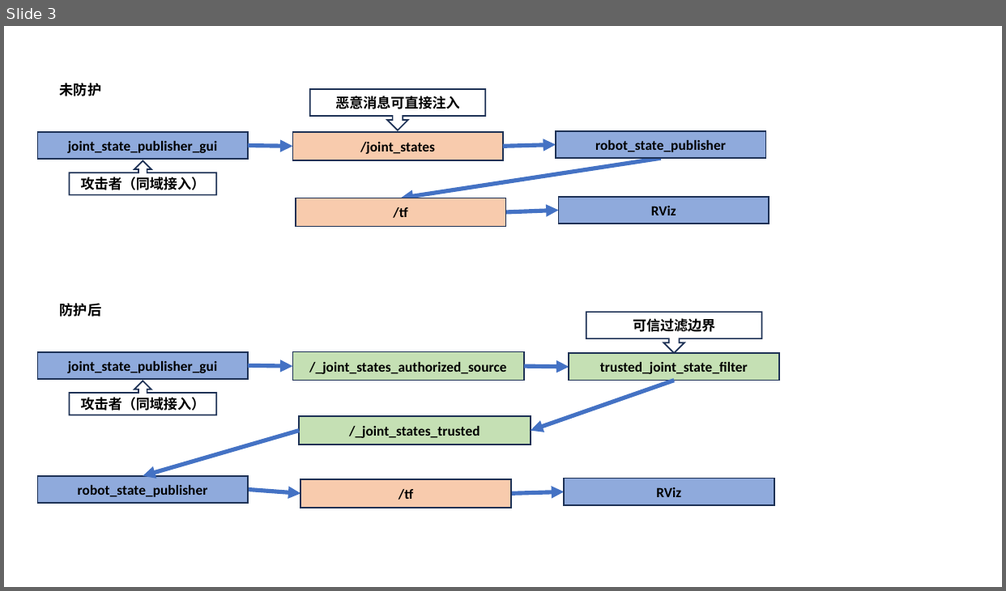
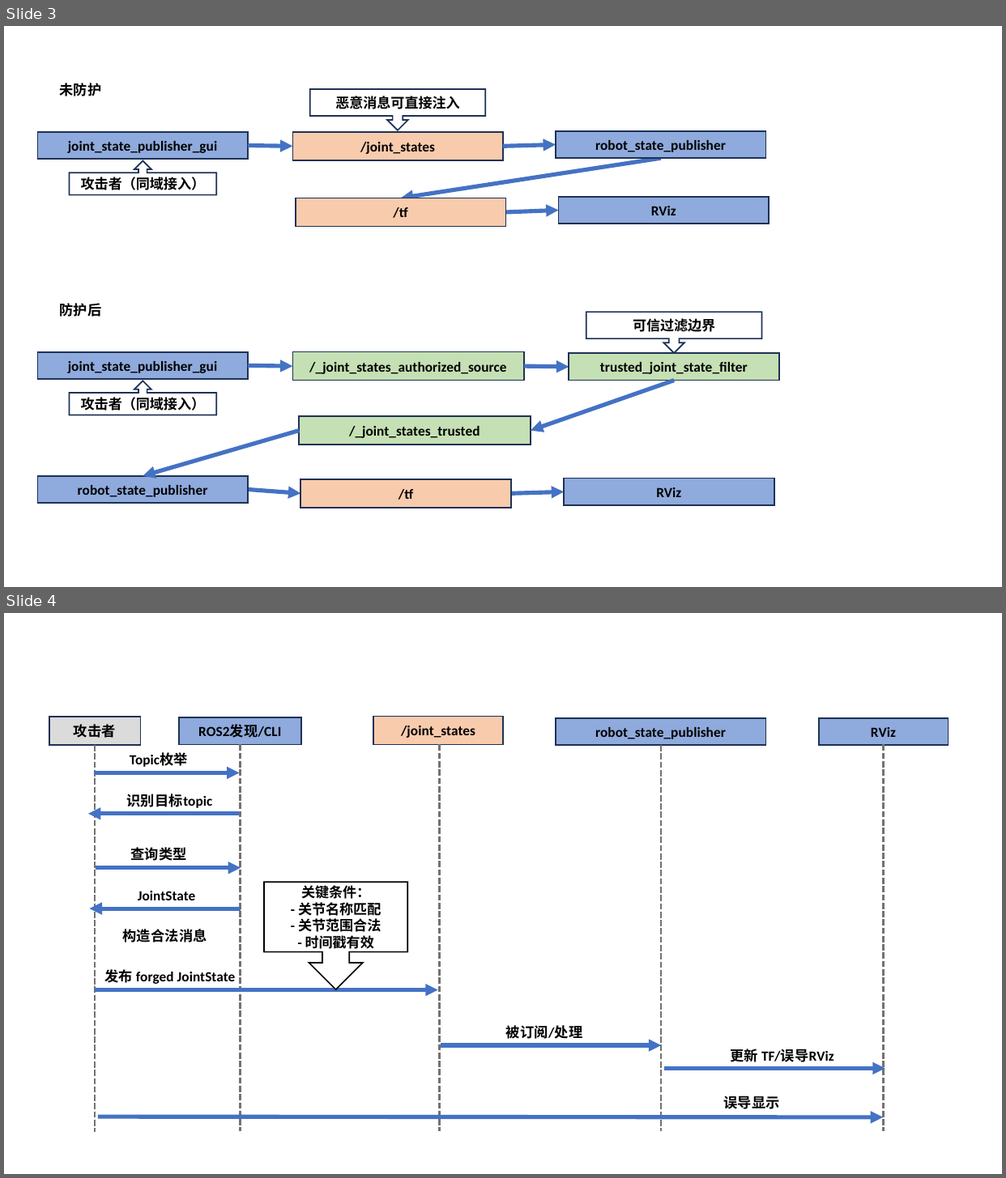
Before and after one commit to Eitr-SphinSaure/mycobot_280_srtp, a slide deck: report/src/src.pptx. Shown one above the other, each under a label of ours: slide 3 before the commit, slides 3 and 4 after it. The pictures are 1006x591 and 1006x1178 pixels, drawn with LibreOffice and Linux fonts; fonts in the diff are those of the drawing. Boxes give left, top, right and bottom in pixels: in the first picture for what was removed or moved away, otherwise in the second. Text is boxed around its words. In the diff, an @@ line names an element or a change of style, - is before the commit and + after.

```diff
--- a/report/src/src.pptx
+++ b/report/src/src.pptx
@@ slide 4 added at bbox=[4, 613, 1002, 1174], background #FFFFFF @@
@@ rectangle added at bbox=[49, 717, 140, 745], fill #DBDBDB, outline #1E3256 1 pt, 10.1 pt, text #000000, bold @@
+攻击者
@@ rectangle added at bbox=[179, 717, 300, 745], fill #8FAADC, outline #1E3256 1 pt, 10.1 pt, text #000000, bold @@
+ROS2发现/CLI
@@ rectangle added at bbox=[373, 716, 503, 743], fill #F8CBAD, outline #1E3256 1 pt, 10.1 pt, text #000000, bold @@
+/joint_states
@@ rectangle added at bbox=[556, 717, 766, 745], fill #8FAADC, outline #1E3256 1 pt, 10.1 pt, text #000000, bold @@
+robot_state_publisher
@@ rectangle added at bbox=[818, 717, 948, 745], fill #8FAADC, outline #1E3256 1 pt, 10.1 pt, text #000000, bold @@
+RViz
@@ line added from (95, 746) to (95, 1132), #767171 1.5 pt dashed @@
@@ text added at bbox=[130, 753, 188, 767], 10.1 pt, text #000000, bold @@
+Topic枚举
@@ line added from (240, 745) to (240, 1132), #767171 1.5 pt dashed @@
@@ line added from (439, 745) to (439, 1132), #767171 1.5 pt dashed @@
@@ line added from (661, 746) to (661, 1132), #767171 1.5 pt dashed @@
@@ line added from (883, 745) to (883, 1132), #767171 1.5 pt dashed @@
@@ arrow added from (94, 773) to (240, 773), #4472C4 3 pt @@
@@ text added at bbox=[127, 794, 213, 808], 10.1 pt, text #000000, bold @@
+识别目标topic
@@ arrow added from (240, 814) to (87, 814), #4472C4 3 pt @@
@@ text added at bbox=[131, 847, 187, 861], 10.1 pt, text #000000, bold @@
+查询类型
@@ arrow added from (96, 867) to (241, 867), #4472C4 3 pt @@
@@ text added at bbox=[138, 891, 196, 901], 10.1 pt, text #000000, bold @@
+JointState
@@ down arrow callout added at bbox=[265, 883, 408, 990], fill #FFFFFF, outline #000000 1 pt, 10 pt, text #000000, bold @@
+关键条件：
+- 关节名称匹配
+- 关节范围合法
+- 时间戳有效
@@ arrow added from (241, 909) to (90, 909), #4472C4 3 pt @@
@@ text added at bbox=[123, 929, 207, 943], 10.1 pt, text #000000, bold @@
+构造合法消息
@@ text added at bbox=[104, 969, 236, 984], 10.1 pt, text #000000, bold @@
+发布 forged JointState
@@ arrow added from (95, 990) to (438, 990), #4472C4 3 pt @@
@@ text added at bbox=[506, 1025, 583, 1039], 10.1 pt, text #000000, bold @@
+被订阅/处理
@@ arrow added from (441, 1046) to (662, 1046), #4472C4 3 pt @@
@@ text added at bbox=[730, 1049, 834, 1063], 10.1 pt, text #000000, bold @@
+更新 TF/误导RViz
@@ arrow added from (665, 1069) to (885, 1069), #4472C4 3 pt @@
@@ text added at bbox=[724, 1096, 780, 1110], 10.1 pt, text #000000, bold @@
+误导显示
@@ arrow added from (98, 1117) to (883, 1118), #4472C4 3 pt @@
```
Also in this commit, not shown: 4 other slides added, 13 other files.
